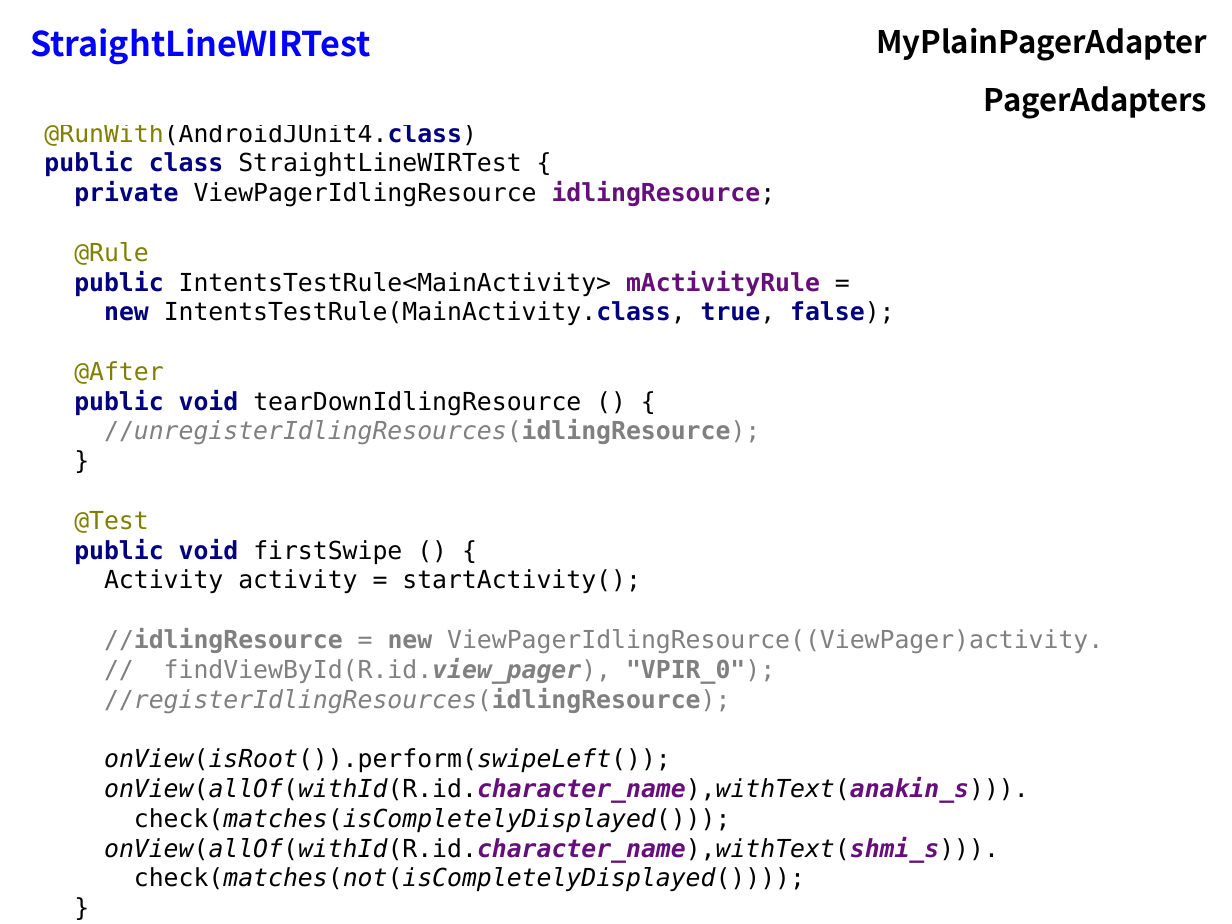
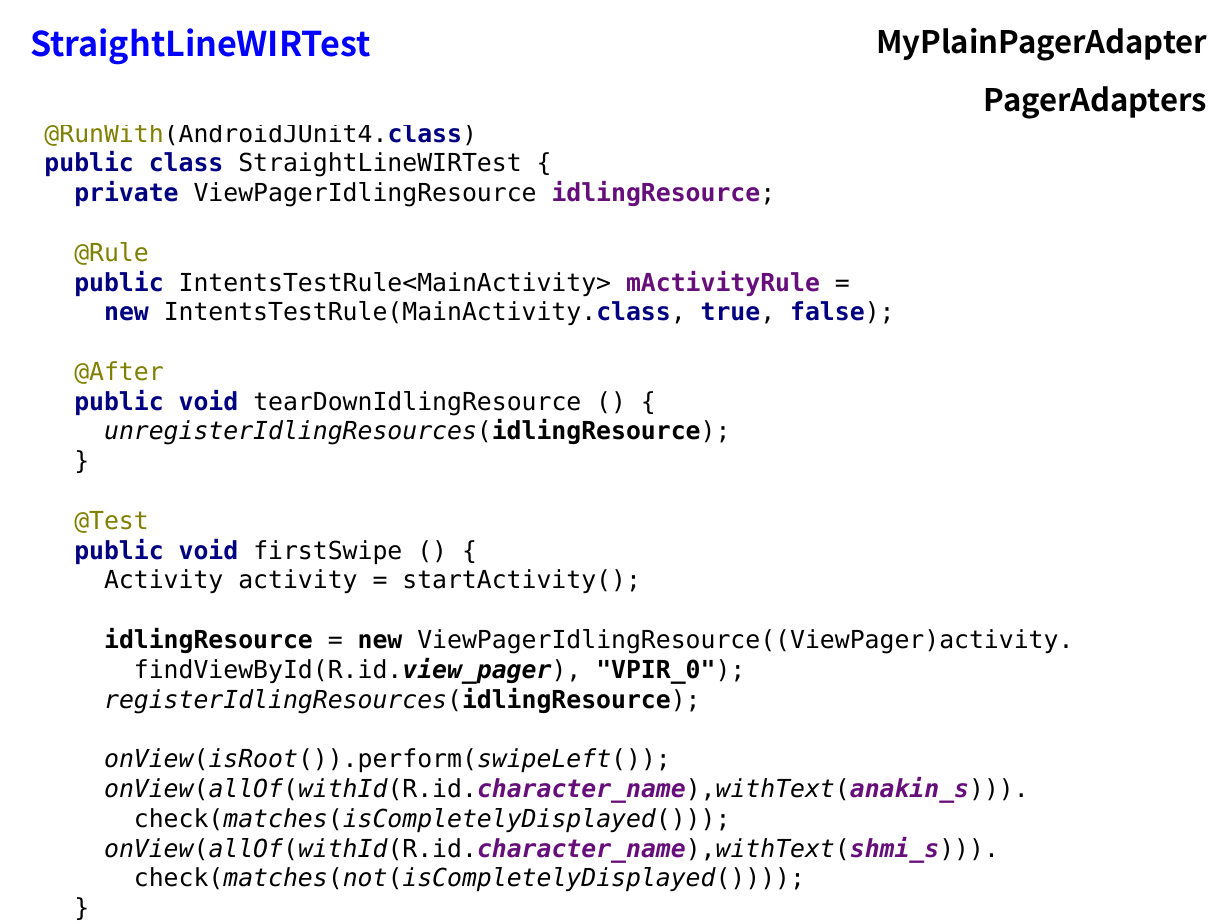
Before and after one commit to flocela/PagerAdaptersHandouts, a slide deck: slide 11 of PagerAdapterPresentation.odp (slide 8 before the commit). Drawn at 1232x924 pixels with LibreOffice and Linux fonts; fonts in the diff are those of the drawing. Boxes give left, top, right and bottom in pixels: in the first picture for what was removed or moved away, otherwise in the second. Text is boxed around its words. In the diff, an @@ line names an element or a change of style, - is before the commit and + after.

Commit message:
added to presentation

```diff
--- a/PagerAdapterPresentation.odp
+++ b/PagerAdapterPresentation.odp
@@ text at (x1=44, y1=125, x2=1073, y2=892): text changed @@
-@RunWith(AndroidJUnit4.class)
-public class StraightLineWIRTest {
-private ViewPagerIdlingResource idlingResource;
-@Rule
-public IntentsTestRule<MainActivity> mActivityRule =
-new IntentsTestRule(MainActivity.class, true, false);
-@After
-public void tearDownIdlingResource () {
-//unregisterIdlingResources(idlingResource);
-}
-@Test
-public void firstSwipe () {
-Activity activity = startActivity();
-//idlingResource = new ViewPagerIdlingResource((ViewPager)activity.
-// findViewById(R.id.view_pager), "VPIR_0");
-//registerIdlingResources(idlingResource);
-onView(isRoot()).perform(swipeLeft());
-onView(allOf(withId(R.id.character_name),withText(anakin_s))).
-check(matches(isCompletelyDisplayed()));
-onView(allOf(withId(R.id.character_name),withText(shmi_s))).
-check(matches(not(isCompletelyDisplayed())));
-}
+@RunWith(AndroidJUnit4.class)
+public class StraightLineWIRTest {
+private ViewPagerIdlingResource idlingResource;
+@Rule
+public IntentsTestRule<MainActivity> mActivityRule =
+new IntentsTestRule(MainActivity.class, true, false);
+@After
+public void tearDownIdlingResource () {
+unregisterIdlingResources(idlingResource);
+}
+@Test
+public void firstSwipe () {
+Activity activity = startActivity();
+idlingResource = new ViewPagerIdlingResource((ViewPager)activity.
+findViewById(R.id.view_pager), "VPIR_0");
+registerIdlingResources(idlingResource);
+onView(isRoot()).perform(swipeLeft());
+onView(allOf(withId(R.id.character_name),withText(anakin_s))).
+check(matches(isCompletelyDisplayed()));
+onView(allOf(withId(R.id.character_name),withText(shmi_s))).
+check(matches(not(isCompletelyDisplayed())));
+}
```
Also in this commit, not shown: 7 other slides changed, 7 slides added, 2 slides removed, 1 other file.
